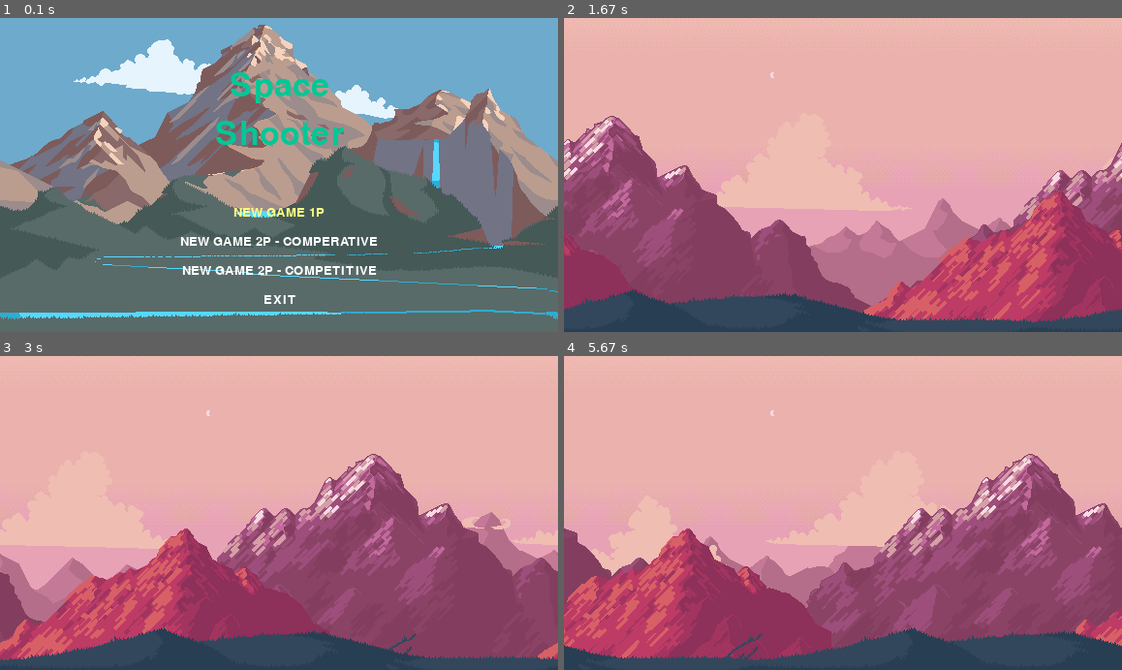
Above: before the commit, frames 1-4 (two rows, left to right).
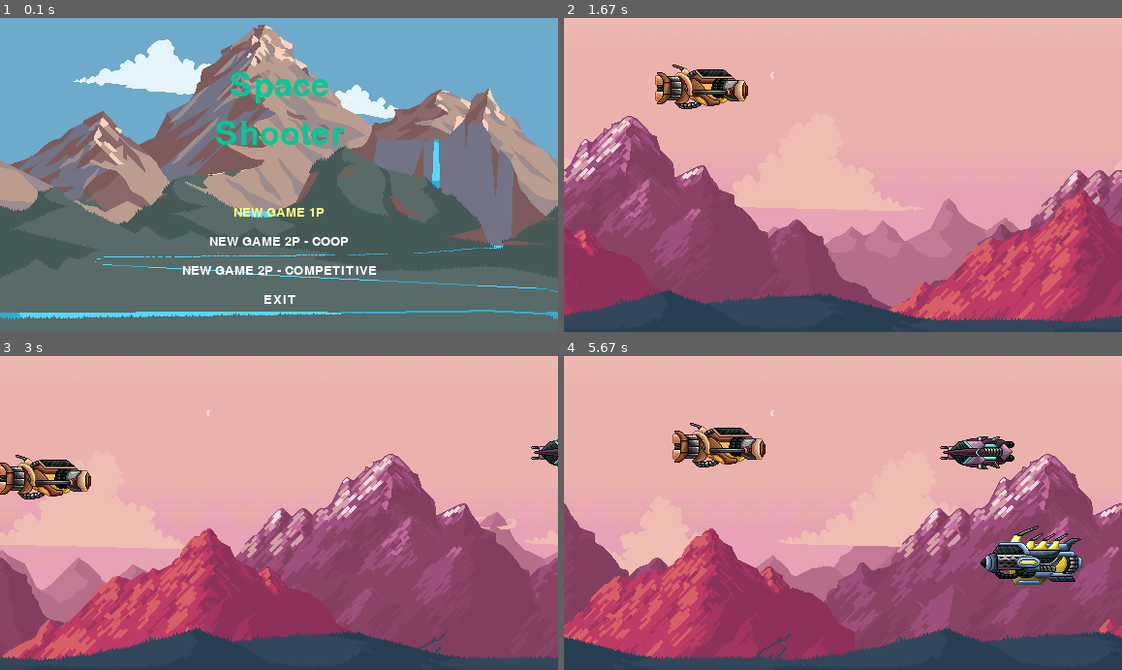
Above: after the commit, the same moments.

Repository: Igorruan23/ProjetoPygame
Game: pygame game, started from main.py
Two runs of this game, one before a commit and one after it. Both use one fixed random seed, a clock stepped at 60 frames per second and the inputs below.
Inputs:
- Up to frame 1 (0.1 s): no input
- Up to frame 2 (1.67 s): tap Enter at 0.33 s; hold Up 0.67-1.13 s; hold Right 1.17-1.63 s
- Up to frame 3 (3 s): hold Left 1.67-2.2 s; hold Down 2.23-2.53 s; hold Left 2.57-2.97 s
- Up to frame 4 (5.67 s): hold Up 3-3.37 s; hold Right 3.4-4.03 s; hold Down 4.07-4.43 s; hold Left 4.47-4.93 s; hold Right 4.97-5.43 s; hold Up from 5.47 s (still down)

The runs differ from the first frame. In frame 1, 0.6% of the frame differs, in the area x 32-68%, y 69-73%; in frame 2, 16%; in frame 3, 16%; in frame 4, 19%, in the area x 0-100%, y 21-97%.

Commit message:
Criação e movimentação das entidades
Signed-off-by: Igorruan23 <115436494+Igorruan23@users.noreply.github.com>

Diff:
--- a/Code/Enemy.py
+++ b/Code/Enemy.py
@@ -1,11 +1,14 @@
 #!/usr/bin/python
 #-*- coding: utf-8 -*-
+from Code.Entity import Entity
+from Code.const import ENTITY_SPEED, WIN_WIDTH
 
-from Entity import Entity
 
 class Enemy(Entity):
-    def __init__(self):
-        pass
+    def __init__(self, name: str, position: tuple):
+        super().__init__(name, position)
 
-    def Move(self, ):
-        pass
+    def Move(self ):
+        self.rect.centerx -= ENTITY_SPEED[self.name]
+        if self.rect.right <= 0:
+            self.rect.left = WIN_WIDTH
--- a/Code/Entity.py
+++ b/Code/Entity.py
@@ -1,17 +1,16 @@
 #!/usr/bin/python
-#-*- coding: utf-8 -*-
+# -*- coding: utf-8 -*-
 from abc import ABC, abstractmethod
 
 import pygame
 
 
 class Entity(ABC):
-    def __init__(self,name:str,position:tuple):
+    def __init__(self, name: str, position: tuple):
         self.name = name
-        self.surf = pygame.image.load('./Assets/'+ name + '.png')
+        self.surf = pygame.image.load('./Assets/' + name + '.png').convert_alpha()
         self.rect = self.surf.get_rect(left=position[0], top=position[1])
         self.speed = 0
-
 
     @abstractmethod
     def Move(self):
--- a/Code/EntityFactory.py
+++ b/Code/EntityFactory.py
@@ -1,7 +1,11 @@
 #!/usr/bin/python
-#-*- coding: utf-8 -*-
+# -*- coding: utf-8 -*-
+import random
+
 from Code.Background import Background
-from Code.const import WIN_WIDTH
+from Code.Enemy import Enemy
+from Code.Player import Player
+from Code.const import WIN_WIDTH, WIN_HEIGHT
 
 
 class EntityFactory:
@@ -9,9 +13,17 @@
     @staticmethod
     def get_entity(entity_name: str, position=(0, 0)):
         match entity_name:
-            case'LVLBG01':
-                list_bg=[]
-                for i in range (7):
-                    list_bg.append(Background(f'LVLBG0{i}', (0,0)))
+            case 'LVLBG01':
+                list_bg = []
+                for i in range(7):
+                    list_bg.append(Background(f'LVLBG0{i}', (0, 0)))
                     list_bg.append(Background(f'LVLBG0{i}', (WIN_WIDTH, 0)))
                 return list_bg
+            case 'Player1':
+                return Player('Player1', (10, WIN_HEIGHT / 2 - 30))
+            case 'Player2':
+                return Player('Player2', (10, WIN_HEIGHT / 2 + 30))
+            case 'Enemy1':
+                return Enemy('Enemy1', (WIN_WIDTH + 10, random.randint(0 + 40, WIN_HEIGHT)))
+            case 'Enemy2':
+                return Enemy('Enemy2', (WIN_WIDTH + 10, random.randint(0 + 40, WIN_HEIGHT)))
--- a/Code/Level.py
+++ b/Code/Level.py
@@ -1,24 +1,54 @@
 #!/usr/bin/python
-#-*- coding: utf-8 -*-
+# -*- coding: utf-8 -*-
+import random
+import sys
+
 import pygame.display
-from pygame import Surface
+from pygame import Surface, Rect
+from pygame.font import Font
 
 from Code.Entity import Entity
 from Code.EntityFactory import EntityFactory
+from Code.const import COLOR_WHITE, MENU_OPTION, EVENT_ENEMY
 
 
 class Level:
+    # criação do level
     def __init__(self, window, name, menu_option):
-        self.window:Surface = window
-        self.mode = menu_option #opção do menu
+        self.window: Surface = window
+        self.mode = menu_option  # opção do menu
         self.name = name
         self.entity_List: list[Entity] = []
         self.entity_List.extend(EntityFactory.get_entity('LVLBG01'))
+        if menu_option == MENU_OPTION[0]:
+            self.entity_List.append(EntityFactory.get_entity('Player1'))
+        elif menu_option == MENU_OPTION[1] or MENU_OPTION[2]:
+            self.entity_List.append(EntityFactory.get_entity('Player1'))
+            self.entity_List.append(EntityFactory.get_entity('Player2'))
+        pygame.time.set_timer(EVENT_ENEMY, 2000)
 
-    def run(self, ):
+    def run(self):
+        pygame.mixer_music.load(f"./Assets/{self.name}.wav")
+        pygame.mixer_music.play(-1)
+        clock = pygame.time.Clock()
         while True:
+            clock.tick(60)
             for ent in self.entity_List:
-                self.window.blit(source=ent.surf,dest=ent.rect)
+                self.window.blit(source=ent.surf, dest=ent.rect)  # desenho de entidades
+                #self.level_text(20, f'fps:{clock.get_fps():.0f}', COLOR_WHITE, (10, 10))
                 ent.Move()
+            for event in pygame.event.get():
+                if event.type == pygame.QUIT:
+                    pygame.quit()
+                    sys.exit()
+                if event.type == EVENT_ENEMY:
+                    choice = random.choice(('Enemy1', 'Enemy2'))
+                    self.entity_List.append(EntityFactory.get_entity(choice))
             pygame.display.flip()
         pass
+
+    def level_text(self, text_size: int, text: str, text_color: tuple, text_pos: tuple):
+        text_font: Font = pygame.font.SysFont(name="Italic", size=text_size)
+        text_surf: Surface = text_font.render(text, True, text_color).convert_alpha()
+        text_rect: Rect = text_surf.get_rect(left=text_pos[0], top=text_pos[1])
+        self.window.blit(source=text_surf, dest=text_rect)
--- a/Code/Menu.py
+++ b/Code/Menu.py
@@ -61,6 +61,6 @@
 
     def menu_text(self, text_size: int, text: str, text_color: tuple, text_center_pos: tuple):
         text_font: Font = pygame.font.SysFont(name="Italic", size=text_size)
-        text_surf: Surface = text_font.render(text, True, text_color)
+        text_surf: Surface = text_font.render(text, True, text_color).convert_alpha()
         text_rect: Rect = text_surf.get_rect(center=text_center_pos)
         self.Window.blit(source=text_surf, dest=text_rect)
--- a/Code/Player.py
+++ b/Code/Player.py
@@ -1,11 +1,25 @@
 #!/usr/bin/python
-#-*- coding: utf-8 -*-
+# -*- coding: utf-8 -*-
+import pygame.key
 
-from Entity import Entity
+from Code.Entity import Entity
+from Code.const import ENTITY_SPEED, WIN_HEIGHT, WIN_WIDTH, PLAYER_K_UP, PLAYER_K_DOWN, PLAYER_K_LEFT, PLAYER_K_RIGHT
+
 
 class Player(Entity):
-    def __init__(self):
-        pass
+    def __init__(self, name: str, position: tuple):
+        super().__init__(name, position)
 
-    def Move(self, ):
-        pass
+    def Move(self):
+        pressed_key = pygame.key.get_pressed()
+        if pressed_key[PLAYER_K_UP[self.name]] and self.rect.top > 0:  # se a tecla seta para cima for pressionada
+            self.rect.centery -= ENTITY_SPEED[self.name]
+
+        if pressed_key[PLAYER_K_DOWN[self.name]] and self.rect.bottom < WIN_HEIGHT:  # se a tecla seta para cima for pressionada
+            self.rect.centery += ENTITY_SPEED[self.name]
+
+        if pressed_key[PLAYER_K_LEFT[self.name]] and self.rect.left > 0:  # se a tecla seta para cima for pressionada
+            self.rect.centerx -= ENTITY_SPEED[self.name]
+
+        if pressed_key[PLAYER_K_RIGHT[self.name]] and self.rect.right < WIN_WIDTH:  # se a tecla seta para cima for pressionada
+            self.rect.centerx += ENTITY_SPEED[self.name]
--- a/Code/const.py
+++ b/Code/const.py
@@ -1,11 +1,13 @@
 # C
+import pygame
+
 COLOR_GAME = (0, 200, 150)
 COLOR_WHITE = (255, 255, 255)
 COLOR_YELLOW = (255, 255, 128)
 
 # M
 MENU_OPTION = ('NEW GAME 1P',
-               'NEW GAME 2P - COMPERATIVE',
+               'NEW GAME 2P - COOP',
                'NEW GAME 2P - COMPETITIVE',
                'EXIT')
 # W
@@ -19,4 +21,21 @@
                 'LVLBG03': 3,
                 'LVLBG04': 4,
                 'LVLBG05': 5,
-                'LVLBG06': 6}
+                'LVLBG06': 6,
+                'Player1': 3,
+                'Player2': 3,
+                'Enemy1': 2,
+                'Enemy2': 1}
+
+EVENT_ENEMY = pygame.USEREVENT + 1
+
+
+# P
+PLAYER_K_UP = {'Player1': pygame.K_UP,
+               'Player2': pygame.K_w}
+PLAYER_K_DOWN = {'Player1': pygame.K_DOWN,
+                 'Player2': pygame.K_s}
+PLAYER_K_LEFT = {'Player1': pygame.K_LEFT,
+                 'Player2': pygame.K_a}
+PLAYER_K_RIGHT = {'Player1': pygame.K_RIGHT,
+                  'Player2': pygame.K_d}
Binary file added: Assets/Enemy1.png
Binary file added: Assets/Enemy2.png
Binary file added: Assets/Player1.png
Binary file added: Assets/Player2.png
Not shown, added: Assets/Level1.wav
